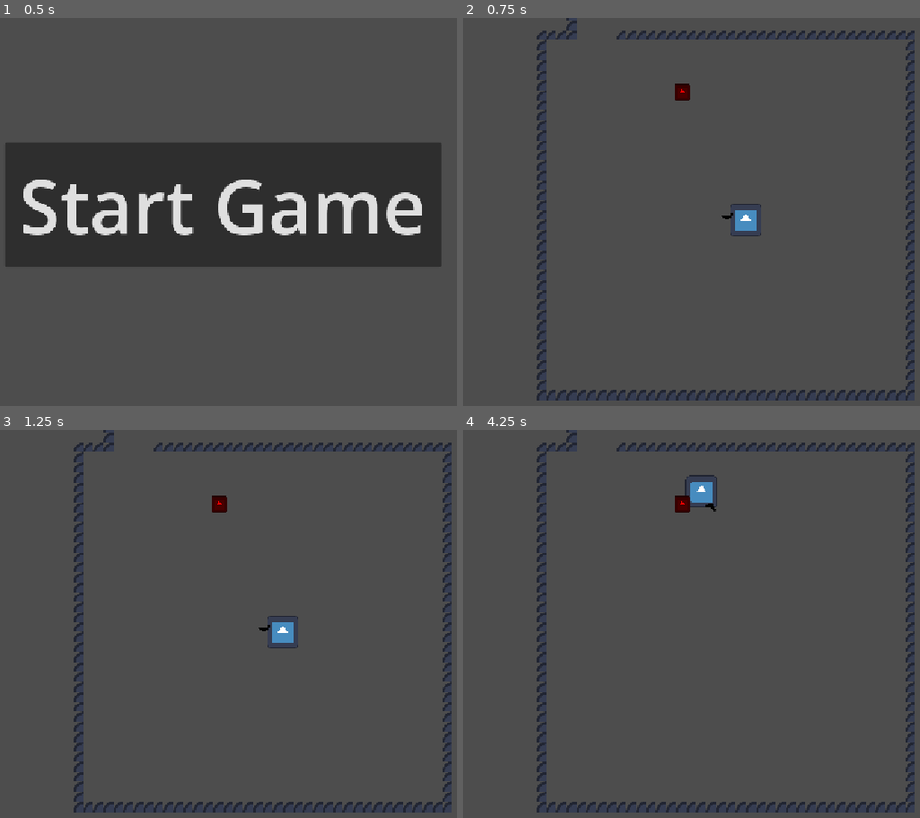
Above: before the commit, frames 1-4 (two rows, left to right).
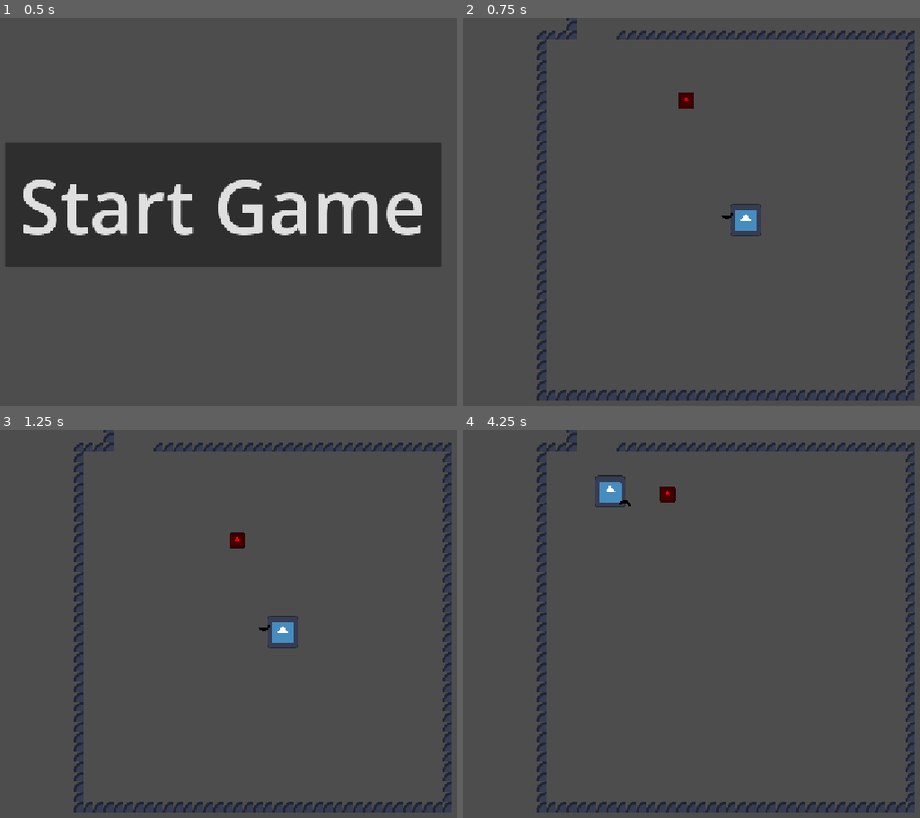
Above: after the commit, the same moments.

Repository: Eren-Krtl/Supersonic-godot
Game: Godot game, scene res://main_scene.tscn
The game is run twice, just before and just after one commit, with the same random seed, the same clock (stepped at 60 frames per second) and the same inputs. The engine's default icon, where the game draws it, is replaced by a stand-in: a white triangle on a blue panel in a dark square.
Inputs (mouse positions are in pixels of both pictures, inside the frame that each line leads up to):
- Up to frame 1 (0.5 s): no input
- Up to frame 2 (0.75 s): click "Start Game" at 0.5 s
- Up to frame 3 (1.25 s): no input
- Up to frame 4 (4.25 s): move the mouse to (709, 713) at 1.27 s; press the mouse at (709, 713) at 1.28 s; hold W (Move_Up) 1.28-2.78 s; move the mouse to (outside the picture) at 2.02 s; release the mouse at (outside the picture) at 2.03 s; click (outside the picture) at 2.1 s; move the mouse to (531, 569) at 2.77 s; press the mouse at (531, 569) at 2.78 s; hold A (Move_Left) from 2.78 s (still down); move the mouse to (782, 631) at 3.52 s; release the mouse at (782, 631) at 3.53 s; click (782, 631) at 3.6 s

Frame 1 is identical in both runs. In frame 2, 0.2% of the frame differs, in the area x 46-51%, y 16-24%; in frame 3, 0.3%; in frame 4, 1.0%, in the area x 28-56%, y 11-22%.

Commit message:
added death animations and an enemy navigation

Diff:
--- a/levels/tutorial.tscn
+++ b/levels/tutorial.tscn
@@ -1,8 +1,8 @@
 [gd_scene format=4 uid="uid://qfa32wjkqfv7"]
 
-[ext_resource type="PackedScene" uid="uid://dqgennh2272qc" path="res://player.tscn" id="1_khcq3"]
+[ext_resource type="PackedScene" uid="uid://dqgennh2272qc" path="res://packed_scenes/player.tscn" id="1_khcq3"]
 [ext_resource type="Texture2D" uid="uid://b3eyj2tx5t2k" path="res://icon.svg" id="2_jehdt"]
-[ext_resource type="PackedScene" uid="uid://rshnmvoxq2ex" path="res://basic_enemy.tscn" id="3_ok11k"]
+[ext_resource type="PackedScene" uid="uid://rshnmvoxq2ex" path="res://packed_scenes/basic_enemy.tscn" id="3_ok11k"]
 
 [sub_resource type="TileSetAtlasSource" id="TileSetAtlasSource_jehdt"]
 texture = ExtResource("2_jehdt")
@@ -140,6 +140,11 @@
 physics_layer_0/collision_mask = 0
 sources/0 = SubResource("TileSetAtlasSource_jehdt")
 
+[sub_resource type="NavigationPolygon" id="NavigationPolygon_y75q1"]
+vertices = PackedVector2Array(241.00781, 254.04688, -302, 256.9375, -302, -271.04688, 241.97656, -273.9375)
+polygons = Array[PackedInt32Array]([PackedInt32Array(0, 1, 2, 3)])
+outlines = Array[PackedVector2Array]([PackedVector2Array(-312, -281, 252, -284, 251, 264, -312, 267)])
+
 [node name="Tutorial" type="StaticBody2D" unique_id=1246463980]
 
 [node name="Player" parent="." unique_id=621909382 instance=ExtResource("1_khcq3")]
@@ -152,3 +157,6 @@
 
 [node name="Basic_Enemy" parent="." unique_id=1603110339 instance=ExtResource("3_ok11k")]
 position = Vector2(-102, -205)
+
+[node name="NavigationRegion2D" type="NavigationRegion2D" parent="." unique_id=855135796]
+navigation_polygon = SubResource("NavigationPolygon_y75q1")
--- a/basic_enemy.tscn
+++ b/packed_scenes/basic_enemy.tscn
@@ -8,6 +8,21 @@
 
 [sub_resource type="CircleShape2D" id="CircleShape2D_av4sa"]
 radius = 15.0
+
+[sub_resource type="Gradient" id="Gradient_t4l7a"]
+offsets = PackedFloat32Array(0.7195767, 0.994709, 1)
+colors = PackedColorArray(0, 0, 0, 1, 0.962963, 0.962963, 0.962963, 1, 1, 1, 1, 1)
+
+[sub_resource type="GradientTexture2D" id="GradientTexture2D_bir7u"]
+gradient = SubResource("Gradient_t4l7a")
+width = 3
+height = 3
+fill = 1
+fill_from = Vector2(0.5, 0.5)
+
+[sub_resource type="Curve" id="Curve_yt6ia"]
+_data = [Vector2(0, 1), 0.0, 0.0, 0, 0, Vector2(0.9952607, 0), 0.0, 0.0, 0, 0]
+point_count = 2
 
 [node name="Basic_Enemy" type="CharacterBody2D" unique_id=1603110339]
 collision_layer = 8
@@ -38,5 +53,21 @@
 [node name="Raycast" type="RayCast2D" parent="." unique_id=703245467]
 unique_name_in_owner = true
 target_position = Vector2(250, 0)
+collision_mask = 5
+
+[node name="CPUParticles2D" type="CPUParticles2D" parent="." unique_id=145251803 groups=["DeathAnimation"]]
+emitting = false
+amount = 25
+texture = SubResource("GradientTexture2D_bir7u")
+lifetime = 0.5
+one_shot = true
+explosiveness = 1.0
+spread = 180.0
+gravity = Vector2(0, 0)
+initial_velocity_min = 35.0
+initial_velocity_max = 70.0
+scale_amount_min = 2.0
+scale_amount_max = 3.0
+scale_amount_curve = SubResource("Curve_yt6ia")
 
 [connection signal="body_entered" from="EnemySight" to="." method="_on_enemy_sight_body_entered"]
--- a/player.tscn
+++ b/packed_scenes/player.tscn
@@ -3,14 +3,14 @@
 [ext_resource type="Script" uid="uid://v6cps6kf11xj" path="res://scripts/player_logic.gd" id="1_onrkg"]
 [ext_resource type="Texture2D" uid="uid://b3eyj2tx5t2k" path="res://icon.svg" id="2_i3pqv"]
 [ext_resource type="Script" uid="uid://cou4tcbfaawao" path="res://scripts/weapon_logic.gd" id="3_hqtel"]
-[ext_resource type="Texture2D" uid="uid://7ixi4i24m0gu" path="res://Gun.png" id="3_i3pqv"]
-[ext_resource type="PackedScene" uid="uid://h1rh04pmtw41" path="res://normal_bullet.tscn" id="4_sweqy"]
+[ext_resource type="PackedScene" uid="uid://h1rh04pmtw41" path="res://packed_scenes/player_bullets/normal_bullet.tscn" id="4_sweqy"]
+[ext_resource type="Texture2D" uid="uid://7ixi4i24m0gu" path="res://sprites/Gun.png" id="5_lnn8h"]
 
 [sub_resource type="CircleShape2D" id="CircleShape2D_jehdt"]
 radius = 25.0
 
 [node name="Player" type="CharacterBody2D" unique_id=621909382 groups=["Player"]]
-collision_mask = 12
+collision_mask = 4
 script = ExtResource("1_onrkg")
 
 [node name="Sprite2D" type="Sprite2D" parent="." unique_id=41972662]
@@ -22,7 +22,7 @@
 NormalBulletPac = ExtResource("4_sweqy")
 
 [node name="Sprite2D" type="Sprite2D" parent="Weapon" unique_id=357375406]
-texture = ExtResource("3_i3pqv")
+texture = ExtResource("5_lnn8h")
 centered = false
 offset = Vector2(23, -6)
 
--- a/normal_bullet.tscn
+++ b/packed_scenes/player_bullets/normal_bullet.tscn
@@ -1,7 +1,7 @@
 [gd_scene format=3 uid="uid://h1rh04pmtw41"]
 
-[ext_resource type="Texture2D" uid="uid://bnccink1j26uv" path="res://BasicBullet.png" id="1_0iaw3"]
-[ext_resource type="Script" uid="uid://0k44cms78ad" path="res://scripts/normal_bullet_logic.gd" id="1_av4sa"]
+[ext_resource type="Script" uid="uid://0k44cms78ad" path="res://scripts/normal_bullet_logic.gd" id="1_xsawa"]
+[ext_resource type="Texture2D" uid="uid://bnccink1j26uv" path="res://sprites/BasicBullet.png" id="2_eb4cp"]
 
 [sub_resource type="CircleShape2D" id="CircleShape2D_y75q1"]
 radius = 1.5
@@ -9,13 +9,17 @@
 [sub_resource type="CircleShape2D" id="CircleShape2D_no8no"]
 radius = 3.0
 
+[sub_resource type="Curve" id="Curve_y75q1"]
+_data = [Vector2(0, 1), 0.0, 0.0, 0, 0, Vector2(0.5308057, 0.8314607), -0.5334268, -0.5334268, 0, 0, Vector2(0.985782, 0.10112369), 0.0, 0.0, 0, 0]
+point_count = 3
+
 [node name="NormalBullet" type="CharacterBody2D" unique_id=135697966]
 collision_layer = 2
 collision_mask = 4
-script = ExtResource("1_av4sa")
+script = ExtResource("1_xsawa")
 
 [node name="Sprite2D" type="Sprite2D" parent="." unique_id=1829025560]
-texture = ExtResource("1_0iaw3")
+texture = ExtResource("2_eb4cp")
 
 [node name="CollisionShape2D" type="CollisionShape2D" parent="." unique_id=2147156660]
 shape = SubResource("CircleShape2D_y75q1")
@@ -32,5 +36,23 @@
 wait_time = 2.0
 autostart = true
 
+[node name="DeathAnimation" type="CPUParticles2D" parent="." unique_id=821997841 groups=["DeathAnimation"]]
+unique_name_in_owner = true
+emitting = false
+amount = 5
+lifetime = 0.2
+one_shot = true
+explosiveness = 1.0
+spread = 180.0
+gravity = Vector2(0, 0)
+initial_velocity_min = 60.0
+initial_velocity_max = 70.0
+angle_min = -90.0
+angle_max = 90.0
+scale_amount_min = 3.0
+scale_amount_max = 5.0
+scale_amount_curve = SubResource("Curve_y75q1")
+
+[connection signal="tree_exiting" from="." to="." method="_on_tree_exiting"]
 [connection signal="area_entered" from="Area2D" to="." method="_on_area_2d_area_entered"]
 [connection signal="timeout" from="Lifespan" to="." method="_on_lifespan_timeout"]
--- a/project.godot
+++ b/project.godot
@@ -18,6 +18,7 @@
 [autoload]
 
 EnemyGlobals="*uid://cpha01snmwcqo"
+AnimationGlobals="*uid://gibmdft6hvcn"
 
 [display]
 
@@ -29,6 +30,7 @@
 Wall=""
 Enemy=""
 Player=""
+DeathAnimation=""
 
 [input]
 
--- /dev/null
+++ b/scripts/animation_globals.gd
@@ -0,0 +1,12 @@
+extends Node
+
+func animated_free(Self_n:Node2D):
+	var DeathAnimation:CPUParticles2D
+	for i in Self_n.get_children():
+		if(i.is_in_group("DeathAnimation") == false):
+			i.queue_free()
+		else:
+			DeathAnimation = i
+	DeathAnimation.emitting = true
+	await DeathAnimation.finished
+	Self_n.queue_free()
--- a/scripts/basic_enemy_logic.gd
+++ b/scripts/basic_enemy_logic.gd
@@ -8,16 +8,18 @@
 var MoveVelocity:Vector2
 var ExternalVelocity:Vector2
 
-var HP:float = 10
+var HP:float = 5
 var SPEED:float = 200
 
 @onready var NavAgent:NavigationAgent2D = %Navigation
 
 func _physics_process(delta: float) -> void:
+	if(HP <= 0):
+		AnimationGlobals.animated_free(self)
+		return
+	EnemyGlobals.raycast_logic(Raycast, CurrentState)
+	MoveVelocity = EnemyGlobals.chase_velocity(self, NavAgent, 100)
 	velocity_logic()
-	raycast_logic()
-	if(HP <= 0):
-		self.queue_free()
 	return
 
 func velocity_logic():
@@ -25,21 +27,3 @@
 	velocity = DesiredVelocity
 	move_and_slide()
 	return
-
-func move_logic(Player:Node2D):
-	NavAgent.target_position = Player.position
-	if(NavAgent.is_navigation_finished() == false):
-		var direction = global_position.direction_to(NavAgent.get_next_path_position())
-		MoveVelocity = direction * SPEED
-	return
-
-func raycast_logic():
-	var Player:Node2D
-	for i in get_tree().current_scene.get_children():
-		if(i.is_in_group("Player")):
-			Player = i
-	if(Player == null):
-		print("Player isnt found")
-		return
-	Raycast.look_at(Player.position)
-	return
--- a/scripts/enemy_globals.gd
+++ b/scripts/enemy_globals.gd
@@ -4,3 +4,33 @@
 	Idle,
 	Chasing,
 }
+
+func raycast_logic(Raycast:RayCast2D, CurrentState):
+	var Player:Node2D
+	for i in get_tree().current_scene.get_children():
+		if(i.is_in_group("Player")):
+			Player = i
+	if(Player == null):
+#		print("Player isnt found")
+		return
+	Raycast.look_at(Player.position)
+	if(Raycast.is_colliding() == false):
+		return
+	if(Raycast.get_collider().is_in_group("Wall")):
+		return
+	CurrentState = EnemyState.Chasing
+#	print("Chasing player")
+	return
+
+func chase_velocity(Self_n:Node2D,NavAgent:NavigationAgent2D, speed) -> Vector2:
+	var Player:Node2D
+	for i in get_tree().current_scene.get_children():
+		if(i.is_in_group("Player")):
+			Player = i
+	if(Player == null):
+		return Vector2.ZERO
+	NavAgent.target_position = Player.position
+	if(NavAgent.is_navigation_finished() == false):
+		var direction = Self_n.global_position.direction_to(NavAgent.get_next_path_position())
+		return direction * speed
+	return Vector2.ZERO
--- a/scripts/normal_bullet_logic.gd
+++ b/scripts/normal_bullet_logic.gd
@@ -1,4 +1,6 @@
 extends CharacterBody2D
+
+@onready var DeathAnimation:CPUParticles2D = %DeathAnimation
 
 var SPEED:float = 1200
 
@@ -13,7 +15,7 @@
 		var collision = get_slide_collision(i).get_collider()
 		if(collision.is_in_group("Wall")):
 			print("Hit wall")
-			self.queue_free()
+			AnimationGlobals.animated_free(self)
 
 func _on_lifespan_timeout() -> void:
 	self.queue_free()
@@ -23,4 +25,4 @@
 	if(area.is_in_group("Enemy")):
 		print("Hit enemy")
 		area.get_parent().HP -=3
-		self.queue_free()
+		AnimationGlobals.animated_free(self)
Not shown, added: scripts/animation_globals.gd.uid
Renamed: BasicBullet.png -> sprites/BasicBullet.png
Not shown, changed: sprites/BasicBullet.png.import
Renamed: Gun.png -> sprites/Gun.png
Not shown, changed: sprites/Gun.png.import
